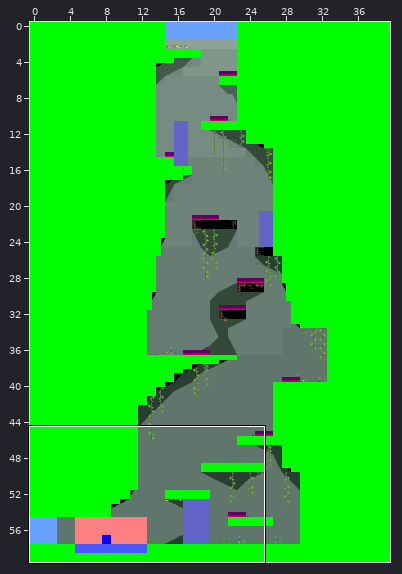
An edit to a level. Tiled map, Levels/Subterranean4/level.tmx. Above: a wide view before the commit, with the close-up outlined.
Close-up. Old version:
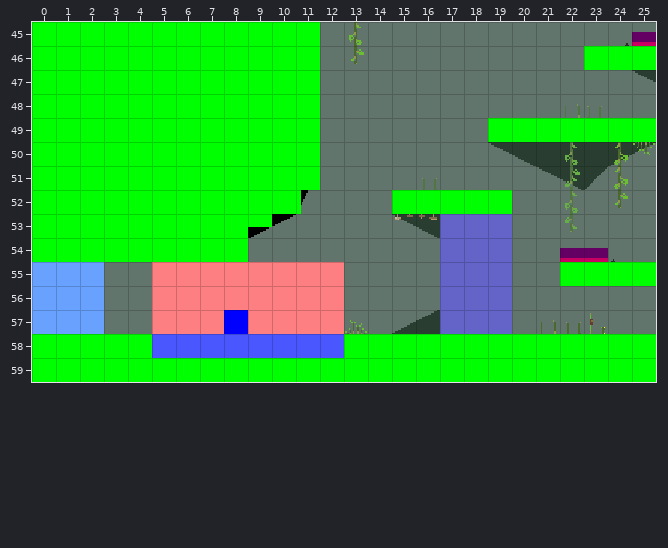
Cells are 16x16 px. Shown: x 0..25, y 45..59. The commit also changed other parts of the map, which this record leaves out.
After:
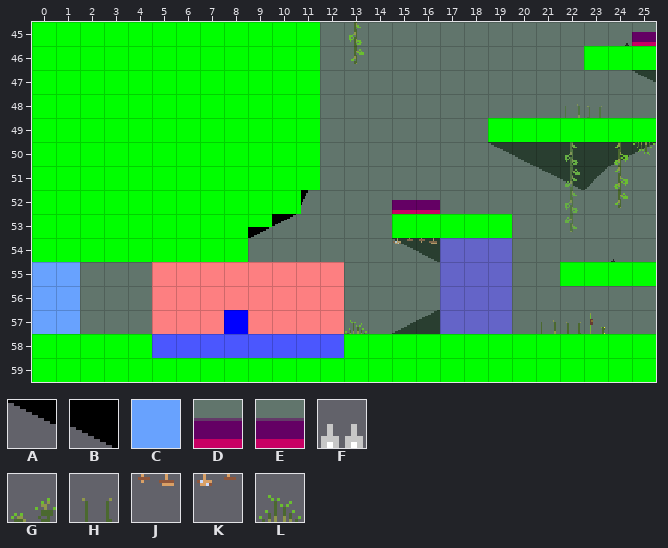
Key: from "industry_tileset_white": A 457, B 458, C 536, D 1124, E 1125, F 1155; from "plants": G 0, H 2, J 36 turned 180, K 37 turned 180, L 40.
_ is an empty cell.
Tiles replaced or removed in this view: C, D, E, F, G, H, L.
See-through tiles are keyed as they look on the map.
The edit:
Changed rows in their new state; . is an unchanged cell.
Layer "Background/background":
first column x 15:
54 AB
Layer "Frontground/frontground":
first column x 15:
51 ._
52 .H
54 KJ
Layer "Foreground/foreground":
first column x 15:
52 FF___....
54 .......__
Layer "Foreground/foreground1":
first column x 15:
52 LG.._....
54 .......__
Layer "Entities/level_transition":
first column x 2:
55 _
56 _
57 _
Layer "Entities/hitable_colliders":
first column x 15:
52 DD.......
54 .......__
Layer "Entities/collisions":
first column x 15:
52 _____
53 CCCCC
Layer "Entities/death_colliders":
first column x 15:
52 EE.......
54 .......__
Changed places in both close-ups, as pixel boxes (x1, y1, x2, y2):
changed: (392, 178, 512, 262)
removed: (560, 248, 608, 262)
removed: (80, 262, 104, 334)
